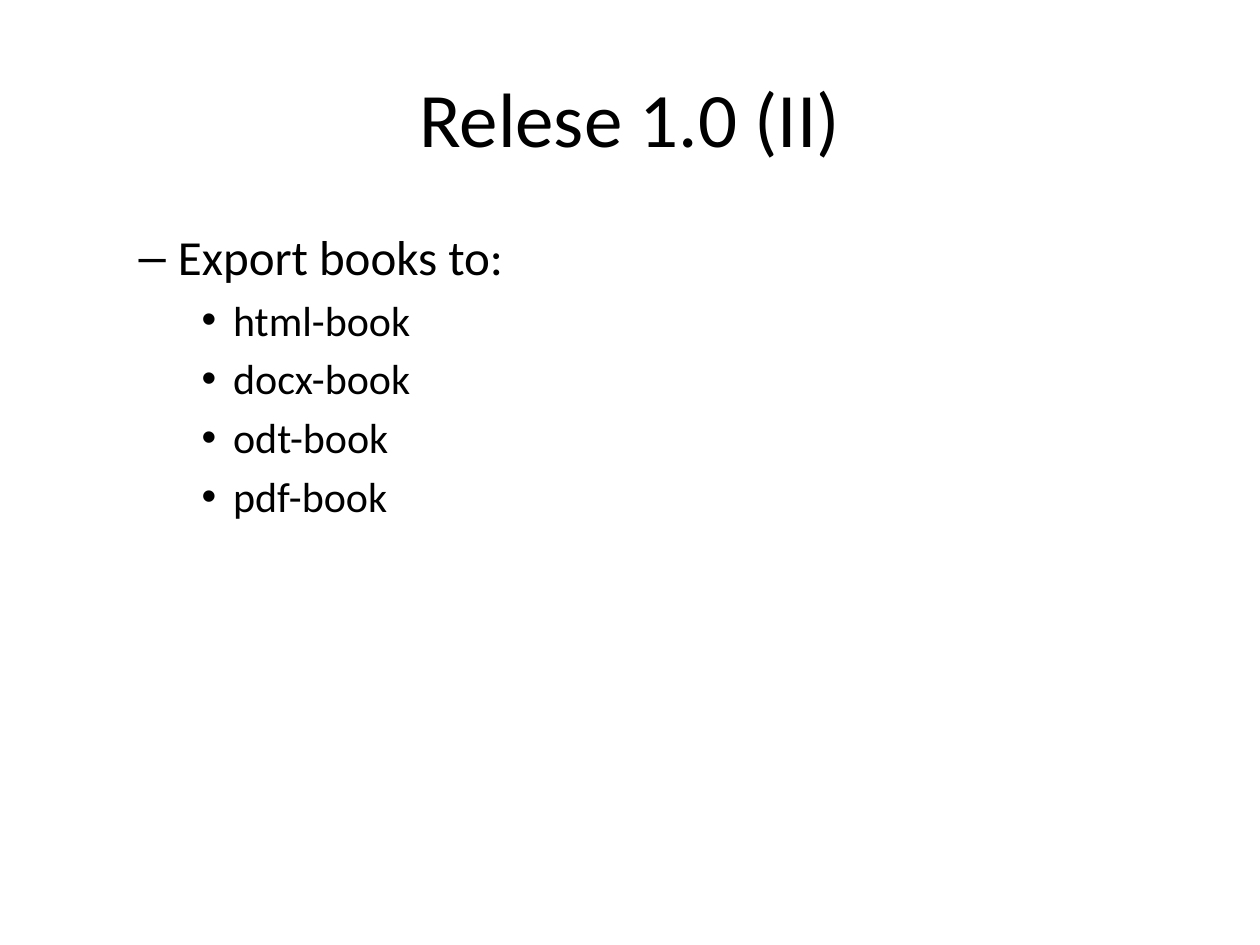
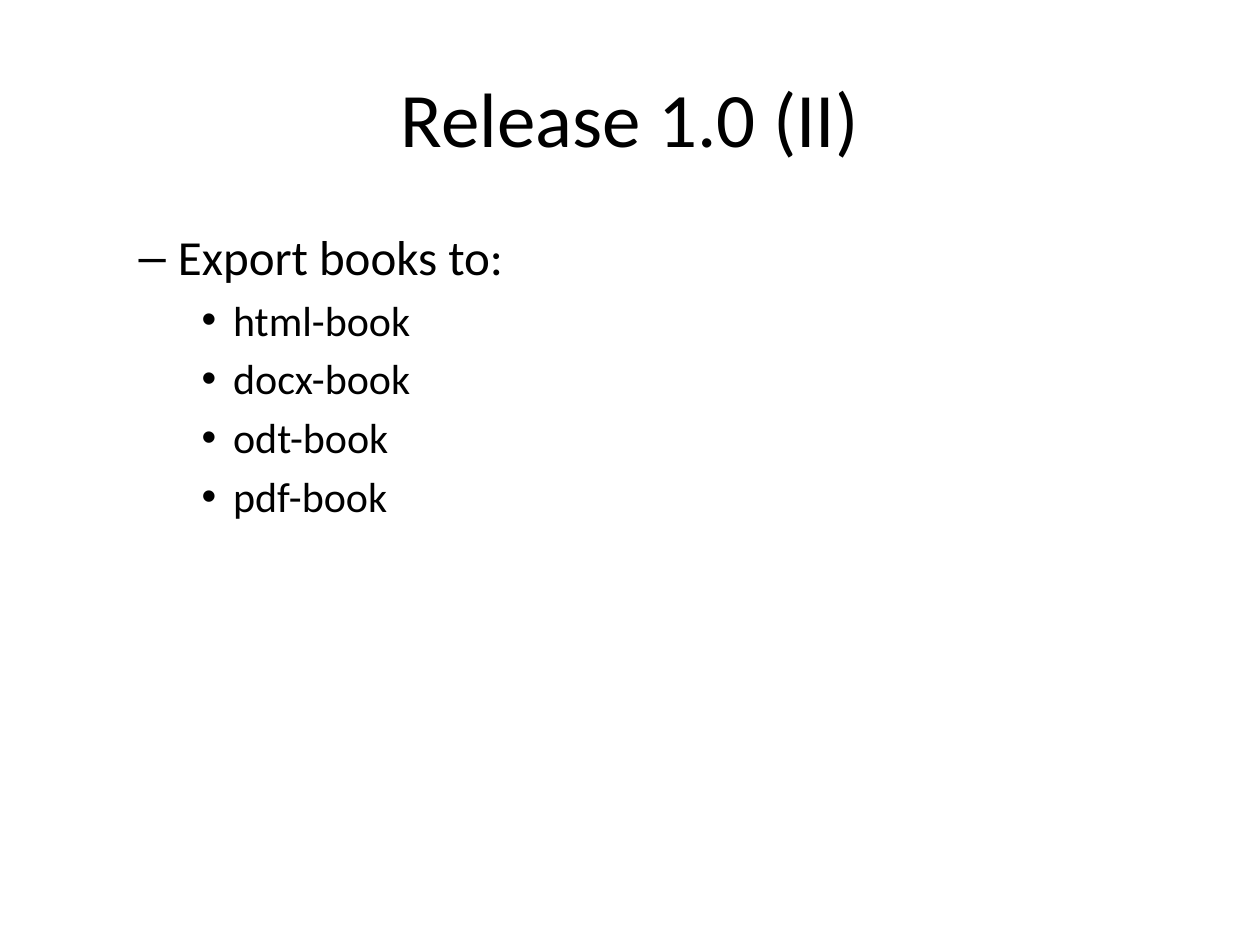
Before and after one commit to asanzdiego/markdownslides, a slide deck: slide 34 of doc/export/readme-slides-plus.pptx. Drawn at 1260x945 pixels with LibreOffice and Linux fonts; fonts in the diff are those of the drawing. Boxes give left, top, right and bottom in pixels: in the first picture for what was removed or moved away, otherwise in the second. Text is boxed around its words. In the diff, an @@ line names an element or a change of style, - is before the commit and + after.

```diff
--- a/doc/export/readme-slides-plus.pptx
+++ b/doc/export/readme-slides-plus.pptx
@@ title at <box>401,91,858,158</box>: text changed @@
-Relese 1.0 (II)
+Release 1.0 (II)
```
Also in this commit, not shown: 11 other slides changed, 24 other files.
